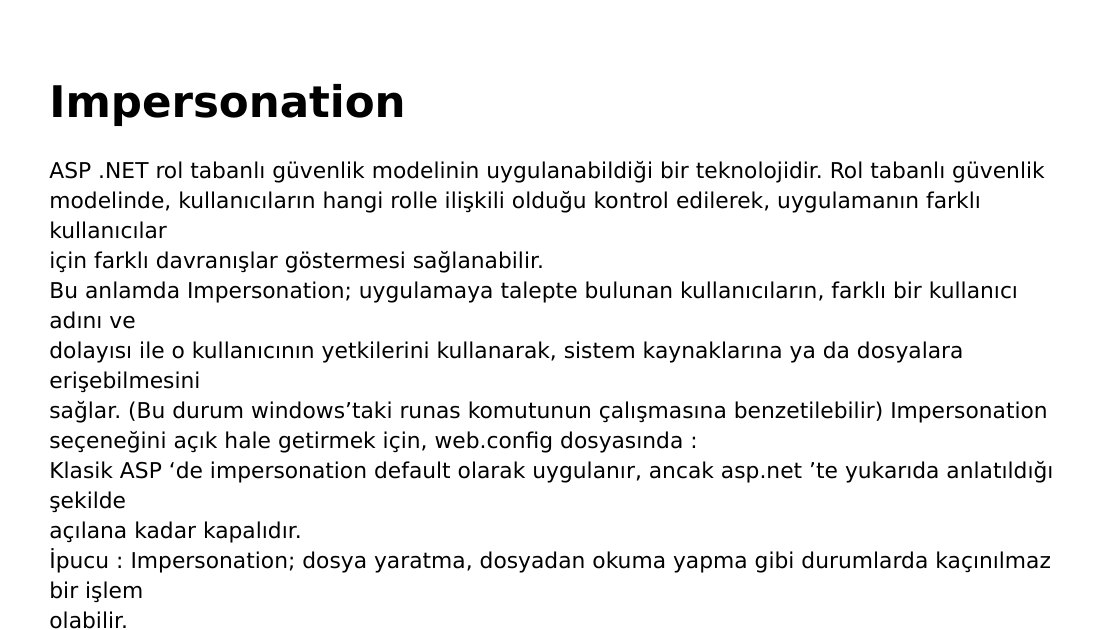
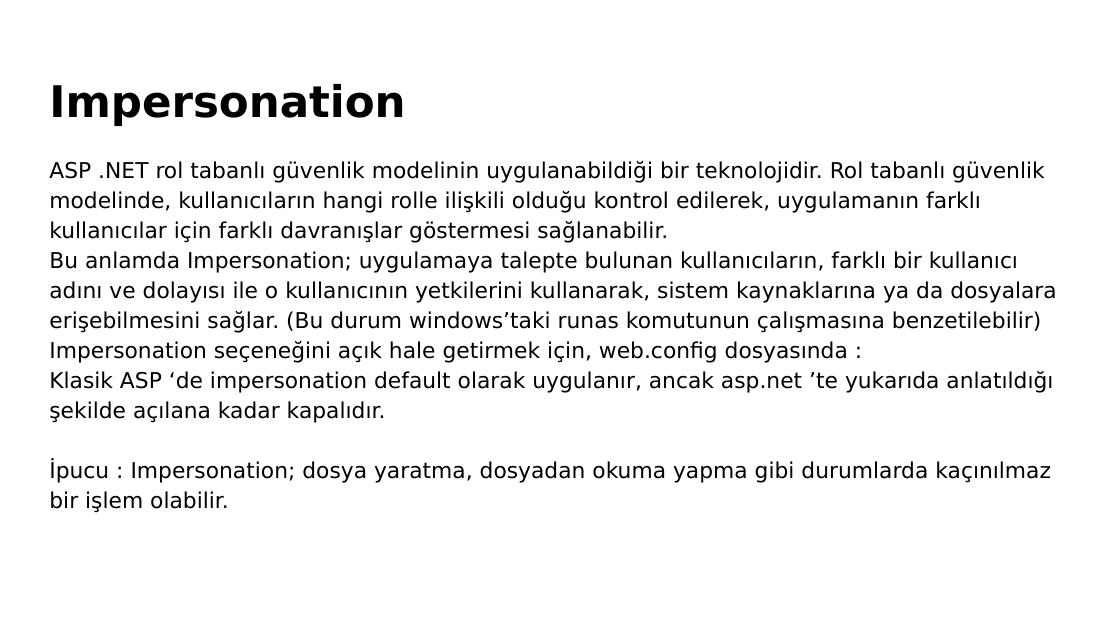
Before and after one commit to Ayshine/Asp.Net, a slide deck: slide 20 of ASP .NET ‘te Güvenlik.pptx. Drawn at 1120x630 pixels with LibreOffice and Linux fonts; fonts in the diff are those of the drawing. Boxes give left, top, right and bottom in pixels: in the first picture for what was removed or moved away, otherwise in the second. Text is boxed around its words. In the diff, an @@ line names an element or a change of style, - is before the commit and + after.

```diff
--- a/ASP .NET ‘te Güvenlik.pptx
+++ b/ASP .NET ‘te Güvenlik.pptx
@@ text at box(49, 191, 1056, 513): text changed @@
-modelinde, kullanıcıların hangi rolle ilişkili olduğu kontrol edilerek, uygulamanın farklı kullanıcılar
-için farklı davranışlar göstermesi sağlanabilir.
-Bu anlamda Impersonation; uygulamaya talepte bulunan kullanıcıların, farklı bir kullanıcı adını ve
-dolayısı ile o kullanıcının yetkilerini kullanarak, sistem kaynaklarına ya da dosyalara erişebilmesini
-sağlar. (Bu durum windows’taki runas komutunun çalışmasına benzetilebilir) Impersonation
-seçeneğini açık hale getirmek için, web.config dosyasında :
-Klasik ASP ‘de impersonation default olarak uygulanır, ancak asp.net ’te yukarıda anlatıldığı şekilde
-açılana kadar kapalıdır.
-İpucu : Impersonation; dosya yaratma, dosyadan okuma yapma gibi durumlarda kaçınılmaz bir işlem
-olabilir.
+modelinde, kullanıcıların hangi rolle ilişkili olduğu kontrol edilerek, uygulamanın farklı kullanıcılar için farklı davranışlar göstermesi sağlanabilir.
+Bu anlamda Impersonation; uygulamaya talepte bulunan kullanıcıların, farklı bir kullanıcı adını ve dolayısı ile o kullanıcının yetkilerini kullanarak, sistem kaynaklarına ya da dosyalara erişebilmesini sağlar. (Bu durum windows’taki runas komutunun çalışmasına benzetilebilir) Impersonation seçeneğini açık hale getirmek için, web.config dosyasında :
+Klasik ASP ‘de impersonation default olarak uygulanır, ancak asp.net ’te yukarıda anlatıldığı şekilde açılana kadar kapalıdır.
+İpucu : Impersonation; dosya yaratma, dosyadan okuma yapma gibi durumlarda kaçınılmaz bir işlem olabilir.
```
Also in this commit, not shown: 1 other slide changed.
